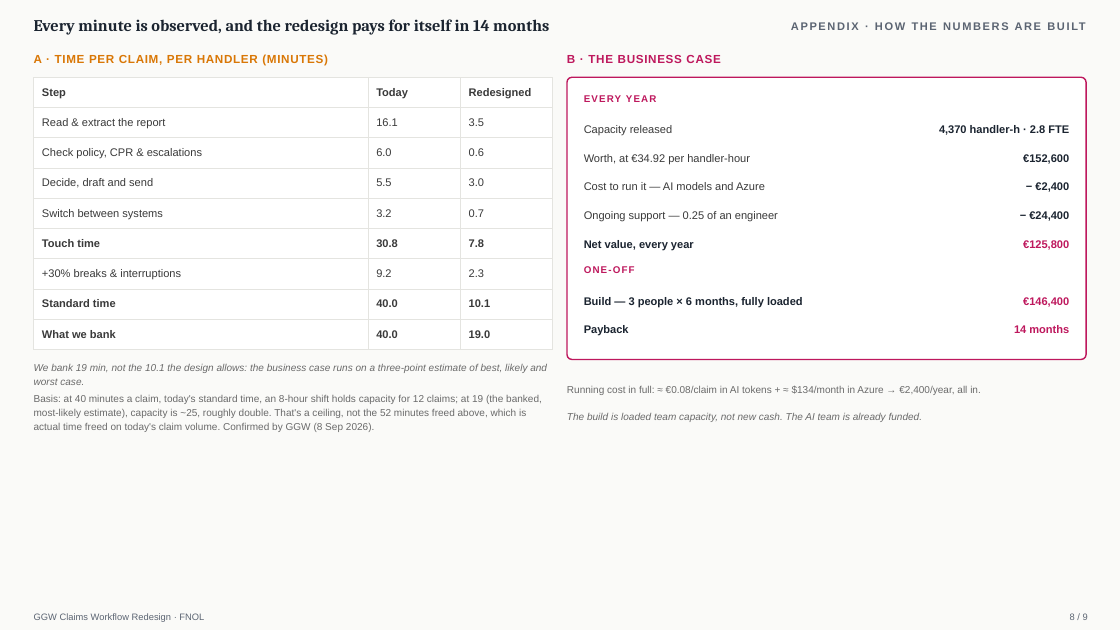
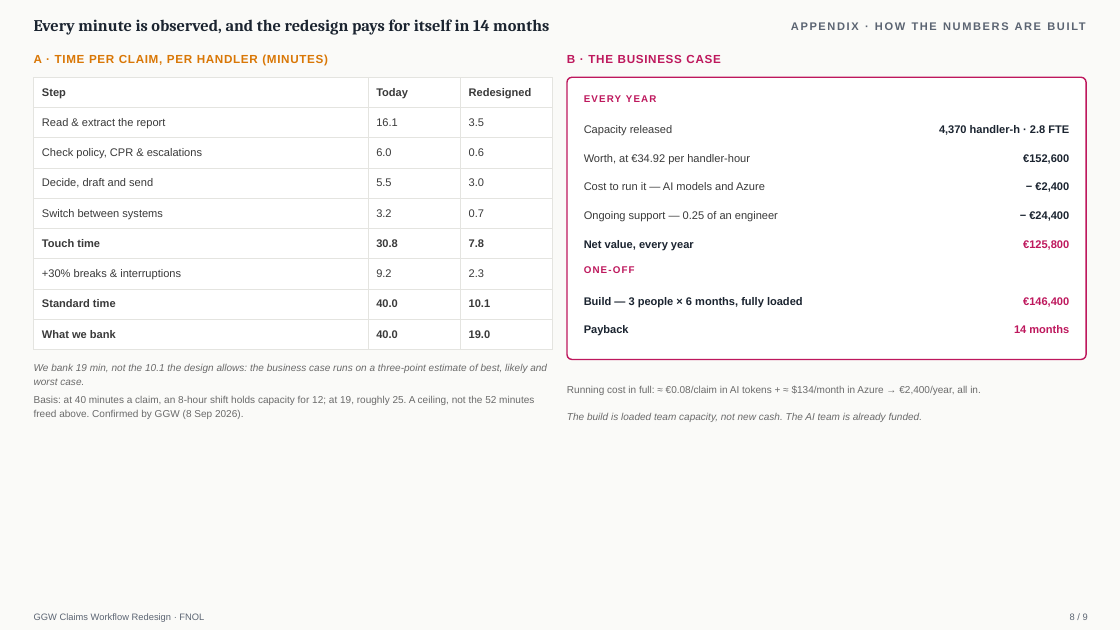
Before and after one commit to utkarshkingh/ggw_casestudy, a slide deck: slide 8 of case-study/deck/GGW_FNOL_Redesign.pptx. Drawn at 1120x630 pixels with LibreOffice and Linux fonts; fonts in the diff are those of the drawing. Boxes give left, top, right and bottom in pixels: in the first picture for what was removed or moved away, otherwise in the second. Text is boxed around its words. In the diff, an @@ line names an element or a change of style, - is before the commit and + after.

```diff
--- a/case-study/deck/GGW_FNOL_Redesign.pptx
+++ b/case-study/deck/GGW_FNOL_Redesign.pptx
@@ text at [34, 396, 534, 419]: text changed @@
-Basis: at 40 minutes a claim, today's standard time, an 8-hour shift holds capacity for 12 claims; at 19 (the banked, most-likely estimate), capacity is ~25, roughly double. That's a ceiling, not the 52 minutes freed above, which is actual time freed on today's claim volume. Confirmed by GGW (8 Sep 2026).
+Basis: at 40 minutes a claim, an 8-hour shift holds capacity for 12; at 19, roughly 25. A ceiling, not the 52 minutes freed above. Confirmed by GGW (8 Sep 2026).
```
Also in this commit, not shown: 2 other files.
